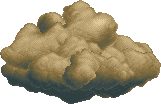
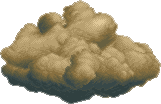
Layers edited between the first and the second 161 × 104 image:
removed layer "图层 4" over (62, 48, 99, 90)
removed layer "图层 3" over (25, 36, 135, 92)
removed layer "图层 2" over (0, 0, 161, 98)
removed layer "图层 1" over (1, 12, 160, 104)
added layer "cloud-1" above "cloud-2" over (62, 48, 99, 90)
added layer "cloud-2" above "cloud-3" over (25, 36, 135, 92)
added layer "cloud-3" above "cloud-4" over (0, 0, 161, 98)
added layer "cloud-4" over (1, 12, 160, 104)
